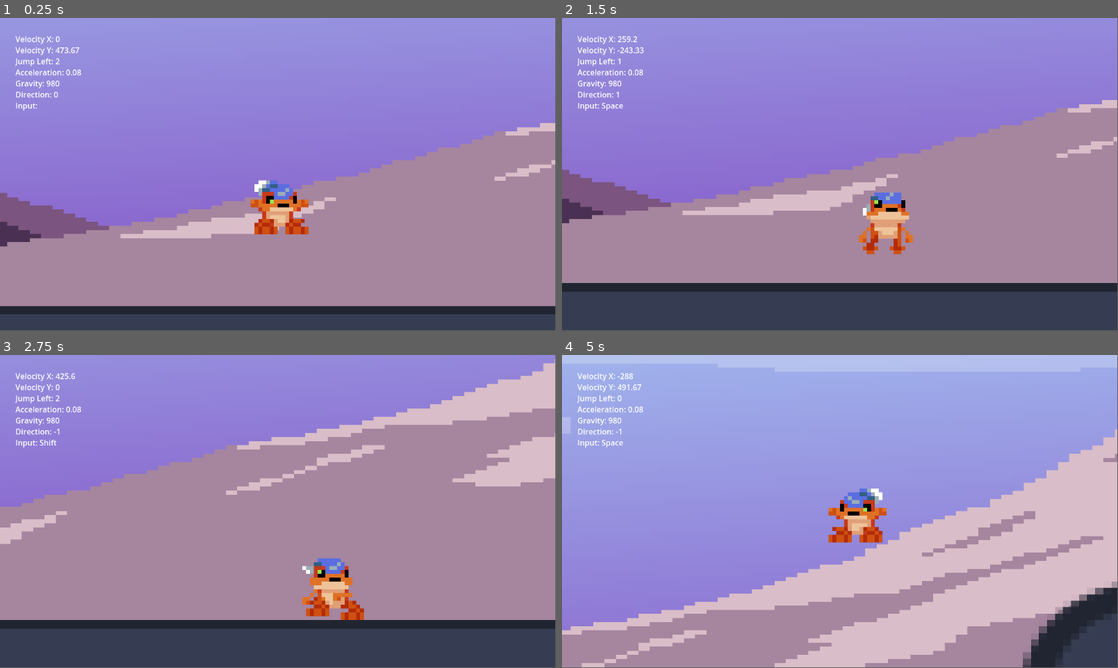
Above: before the commit, frames 1-4 (two rows, left to right).
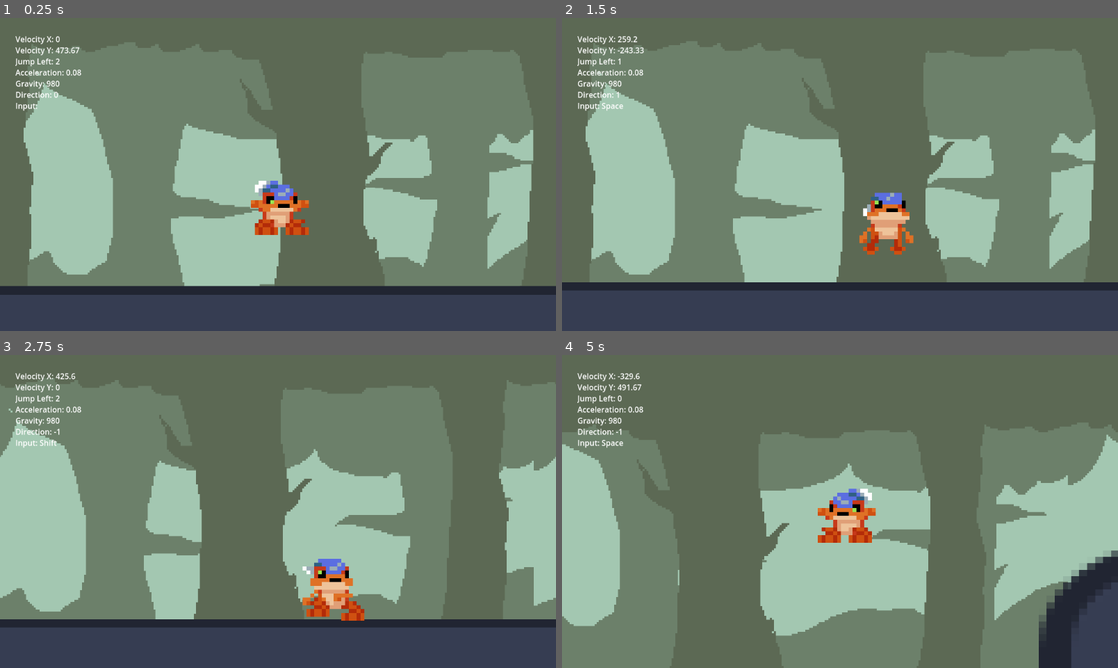
Above: after the commit, the same moments.

Repository: NxKuma/ISCS_Platformer
Game: Godot game, scene res://Scene/Main.tscn
Two runs of this game, one before a commit and one after it. Both use one fixed random seed, a clock stepped at 60 frames per second and the inputs below. The engine's default icon, where the game draws it, is replaced by a stand-in: a white triangle on a blue panel in a dark square.
Inputs:
- Up to frame 1 (0.25 s): no input
- Up to frame 2 (1.5 s): hold Shift (Run) 0.53-1.28 s; hold D (Right) from 0.53 s (still down); tap Space (Space) at 1.35 s
- Up to frame 3 (2.75 s): release D (Right) at 2.03 s; hold A (Left) from 2.03 s (still down); hold Shift (Run) from 2.03 s (still down)
- Up to frame 4 (5 s): release A (Left) at 2.78 s; release Shift (Run) at 2.78 s; hold D (Right) 2.78-4.28 s; tap Space (Space) at 2.85, 4.35 s; hold Shift (Run) 3.53-4.28 s; hold A (Left) from 4.28 s (still down)
In our replay, the window is 799x449 before the commit and 800x450 after it. These sizes can differ from the game's own. Grey fills any space a smaller window leaves; there, only what the larger window draws over its background counts as a difference.

The runs differ from the first frame. In frame 1, 93% of the frame differs, in the area x 0-100%, y 0-95%; in frame 2, 84%; in frame 3, 84%; in frame 4, 97%, in the area x 0-100%, y 0-100%.

Commit message:
Implemented Parallax

Diff:
--- a/Scene/Character.tscn
+++ b/Scene/Character.tscn
@@ -1,6 +1,5 @@
-[gd_scene load_steps=17 format=3 uid="uid://clrutr0or0pac"]
+[gd_scene load_steps=16 format=3 uid="uid://clrutr0or0pac"]
 
-[ext_resource type="Texture2D" uid="uid://5oontj5cffwx" path="res://icon.svg" id="1_6xw8v"]
 [ext_resource type="Script" path="res://Scripts/Player.gd" id="1_vpxau"]
 [ext_resource type="Texture2D" uid="uid://ngdyf527tarc" path="res://Art/Harold_Sprit-Sheet.png" id="3_x4a8h"]
 
@@ -121,9 +120,10 @@
 }]
 
 [sub_resource type="RectangleShape2D" id="RectangleShape2D_uqchl"]
-size = Vector2(20.1499, 29.4743)
+size = Vector2(16, 16)
 
 [node name="Player" type="CharacterBody2D"]
+scale = Vector2(8, 8)
 platform_floor_layers = 4294901761
 platform_wall_layers = 32
 script = ExtResource("1_vpxau")
@@ -131,22 +131,14 @@
 run_speed = 40
 jump_velocity = -650.0
 gravity_level = 1.3
-deccelerate = 0.7
+deccelerate = 0.25
 accelerate = 0.08
 
-[node name="Sprite2D" type="Sprite2D" parent="."]
-visible = false
-texture = ExtResource("1_6xw8v")
-
 [node name="AnimatedSprite2D" type="AnimatedSprite2D" parent="."]
-scale = Vector2(8, 8)
 sprite_frames = SubResource("SpriteFrames_l3l0t")
-animation = &"Fall"
-frame_progress = 0.592708
+animation = &"Stop"
 
 [node name="CollisionShape2D" type="CollisionShape2D" parent="."]
-position = Vector2(1, 2)
-scale = Vector2(6.2035, 4.20706)
 shape = SubResource("RectangleShape2D_uqchl")
 
 [node name="Camera2D" type="Camera2D" parent="."]
--- a/Scene/Main.tscn
+++ b/Scene/Main.tscn
@@ -1,5 +1,6 @@
-[gd_scene load_steps=7 format=3 uid="uid://8ant17f7e4a3"]
+[gd_scene load_steps=8 format=3 uid="uid://8ant17f7e4a3"]
 
+[ext_resource type="PackedScene" uid="uid://bhquunprtguad" path="res://Scene/ParallaxLayer.tscn" id="1_8rif8"]
 [ext_resource type="Texture2D" uid="uid://5oontj5cffwx" path="res://icon.svg" id="1_fdxyj"]
 [ext_resource type="Texture2D" uid="uid://c6odb5jbbt4sp" path="res://Art/Sample Pic.png" id="1_tjqjc"]
 [ext_resource type="PackedScene" uid="uid://clrutr0or0pac" path="res://Scene/Character.tscn" id="1_vs660"]
@@ -12,7 +13,10 @@
 
 [node name="Main" type="Node2D"]
 
+[node name="Control" parent="." instance=ExtResource("1_8rif8")]
+
 [node name="SamplePic" type="Sprite2D" parent="."]
+visible = false
 position = Vector2(551, -122)
 scale = Vector2(11.7609, 4.25632)
 texture = ExtResource("1_tjqjc")
@@ -20,7 +24,7 @@
 [node name="DebugLayer" parent="." instance=ExtResource("1_xi5u4")]
 
 [node name="Icon" type="Sprite2D" parent="."]
-position = Vector2(587, 809.5)
+position = Vector2(587, 0)
 scale = Vector2(28.3281, 4.36719)
 texture = ExtResource("1_fdxyj")
 
@@ -48,7 +52,7 @@
 texture = ExtResource("1_fdxyj")
 
 [node name="Mushroom" type="StaticBody2D" parent="."]
-position = Vector2(-1294, 264)
+position = Vector2(-1298, -548)
 scale = Vector2(14.7036, 0.36414)
 
 [node name="CollisionShape2D5" type="CollisionShape2D" parent="Mushroom"]
@@ -58,7 +62,7 @@
 debug_color = Color(0.670588, 0.509804, 0, 0.419608)
 
 [node name="Floor" type="StaticBody2D" parent="."]
-position = Vector2(593, 530)
+position = Vector2(593, -276)
 collision_layer = 33
 collision_mask = 33
 
@@ -85,4 +89,4 @@
 debug_color = Color(0.976471, 0.109804, 0.282353, 0.419608)
 
 [node name="Player" parent="." instance=ExtResource("1_vs660")]
-position = Vector2(595, 256)
+position = Vector2(478, -511)
--- /dev/null
+++ b/Scene/ParallaxLayer.gd
@@ -0,0 +1,21 @@
+extends Control
+#
+##@onready var forest_back: Sprite2D = $"CanvasLayer/ForestBack"
+##@onready var forest_front: Sprite2D = $"CanvasLayer/ForestFront"
+##@onready var player: CharacterBody2D = $"../Player"
+#
+#var default_size: Vector2 = Vector2(576,452)
+#var forest_back_scale: float = 0.2
+#var forest_front_scale: float = 0.4
+#
+## Called when the node enters the scene tree for the first time.
+#func _ready():
+	#pass # Replace with function body.
+#
+##
+## Called every frame. 'delta' is the elapsed time since the previous frame.
+#func _process(delta):
+	#var playerx = player.position.x
+	#var playery = player.position.y
+	#forest_back.set_region_rect(Rect2(Vector2(playerx * forest_back_scale, playery*forest_back_scale ), Vector2(576,452)))
+	#forest_front.set_region_rect(Rect2(Vector2(playerx * forest_front_scale, playery*forest_back_scale), Vector2(576,452)))
--- /dev/null
+++ b/Scene/ParallaxLayer.tscn
@@ -0,0 +1,55 @@
+[gd_scene load_steps=4 format=3 uid="uid://bhquunprtguad"]
+
+[ext_resource type="Texture2D" uid="uid://bspo5i5focbt3" path="res://Art/Layerd Forest4.png" id="1_b47wb"]
+[ext_resource type="Texture2D" uid="uid://62ic8y1ubmer" path="res://Art/Layerd Forest3.png" id="2_3wcwr"]
+[ext_resource type="Texture2D" uid="uid://bgwk30afp3pxh" path="res://Art/Layerd Forest2.png" id="3_ykplk"]
+
+[node name="Parallax" type="Control"]
+layout_mode = 3
+anchors_preset = 15
+anchor_right = 1.0
+anchor_bottom = 1.0
+grow_horizontal = 2
+grow_vertical = 2
+
+[node name="CanvasLayer" type="CanvasLayer" parent="."]
+layer = -100
+
+[node name="ParallaxBackground" type="ParallaxBackground" parent="."]
+scroll_base_offset = Vector2(0, -400)
+scroll_base_scale = Vector2(0.5, 0.5)
+scroll_ignore_camera_zoom = true
+
+[node name="Sky" type="ParallaxLayer" parent="ParallaxBackground"]
+texture_repeat = 2
+motion_scale = Vector2(0, 0)
+
+[node name="Sky2" type="Sprite2D" parent="ParallaxBackground/Sky"]
+position = Vector2(576, 196)
+scale = Vector2(2, 2)
+texture = ExtResource("1_b47wb")
+region_rect = Rect2(0, 0, 576, 452)
+
+[node name="BForest" type="ParallaxLayer" parent="ParallaxBackground"]
+texture_repeat = 2
+motion_scale = Vector2(0.2, 0.2)
+motion_mirroring = Vector2(1152, 0)
+
+[node name="ForestBack" type="Sprite2D" parent="ParallaxBackground/BForest"]
+texture_repeat = 2
+position = Vector2(576, 196)
+scale = Vector2(2, 2)
+texture = ExtResource("2_3wcwr")
+region_rect = Rect2(0, 0, 576, 452)
+
+[node name="FForest" type="ParallaxLayer" parent="ParallaxBackground"]
+texture_repeat = 2
+motion_scale = Vector2(0.6, 0.6)
+motion_mirroring = Vector2(1152, 0)
+
+[node name="ForestFront" type="Sprite2D" parent="ParallaxBackground/FForest"]
+texture_repeat = 2
+position = Vector2(576, 196)
+scale = Vector2(2, 2)
+texture = ExtResource("3_ykplk")
+region_rect = Rect2(0, 0, 576, 452)
--- a/project.godot
+++ b/project.godot
@@ -14,6 +14,10 @@
 run/main_scene="res://Scene/Main.tscn"
 config/features=PackedStringArray("4.2", "GL Compatibility")
 config/icon="res://icon.svg"
+
+[display]
+
+window/stretch/mode="viewport"
 
 [input]
 
Binary file added: Art/Layerd Forest2.png
Not shown, added: Art/Layerd Forest2.png.import
Binary file added: Art/Layerd Forest3.png
Not shown, added: Art/Layerd Forest3.png.import
Binary file added: Art/Layerd Forest4.png
Not shown, added: Art/Layerd Forest4.png.import
